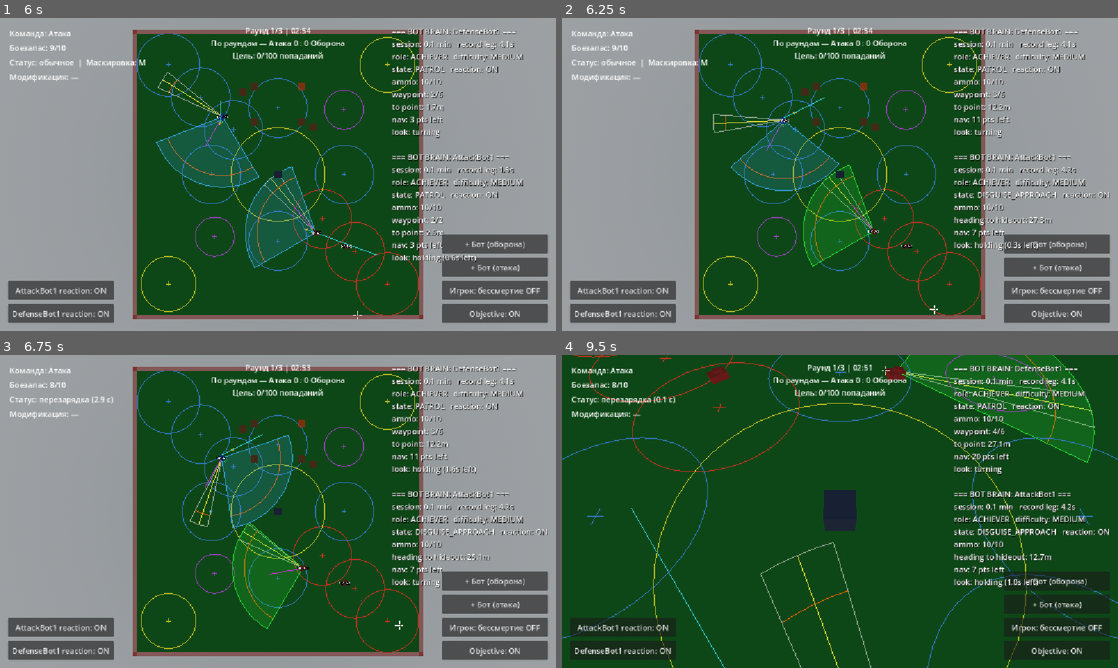
Above: before the commit, frames 1-4 (two rows, left to right).
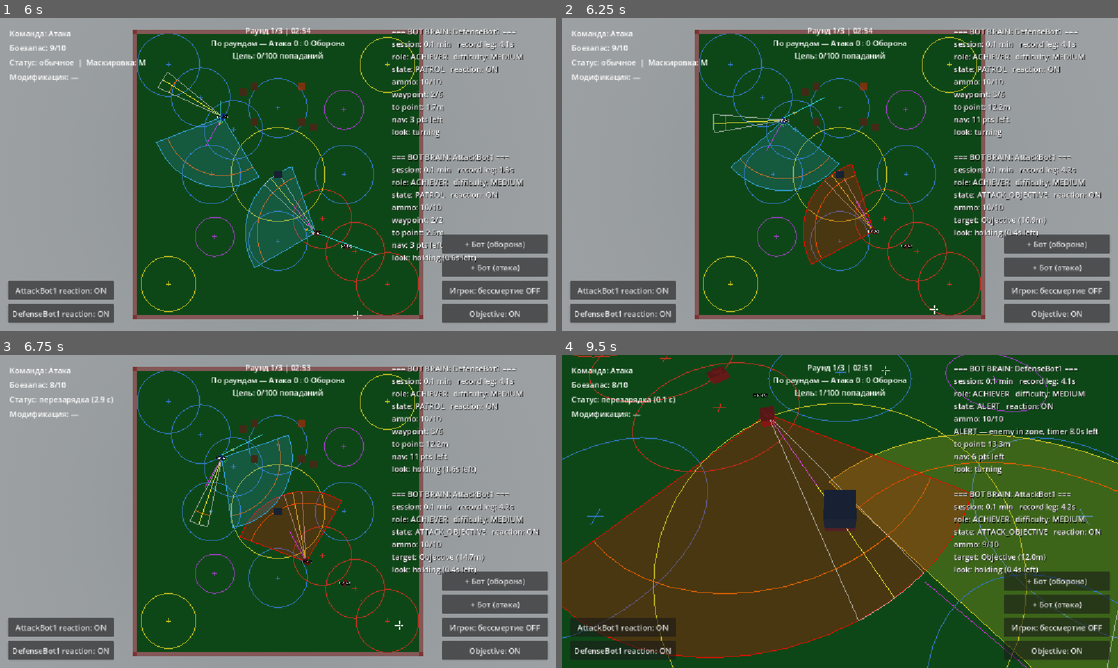
Above: after the commit, the same moments.

Repository: Imadakara/Tanks-Props
Game: Godot game, scene res://scenes/main_menu/MainMenu.tscn
Two runs of this game, one before a commit and one after it. Both use one fixed random seed, a clock stepped at 60 frames per second and the inputs below.
Inputs (mouse positions are in pixels of both pictures, inside the frame that each line leads up to):
- Up to frame 1 (6 s): click "Уничтожить цель (TARGET_OBJEC…" at 0.5 s; click "Игрок: бессмертие ON" at 1.25 s; click "Игрок: бессмертие OFF" at 2 s; tap Enter at 2.75 s; move the mouse to (305, 174) at 2.77 s; press the mouse at (305, 174) at 2.78 s; hold W (move_forward) 2.78-5.78 s; move the mouse to (250, 174) at 3.52 s; release the mouse at (250, 174) at 3.53 s; tap M (toggle_disguise) at 3.6 s; move the mouse to (289, 168) at 4.27 s; tap 1 at 4.35 s; move the mouse to (272, 180) at 5.02 s; tap 2 at 5.1 s; move the mouse to (444, 221) at 5.77 s; hold A (turn_left) from 5.78 s (still down); tap 3 at 5.85 s
- Up to frame 2 (6.25 s): keep holding A (turn_left)
- Up to frame 3 (6.75 s): keep holding A (turn_left); move the mouse to (111, 464) at 6.52 s; click (111, 464) at 6.6 s
- Up to frame 4 (9.5 s): move the mouse to (867, 511) at 7.27 s; release A (turn_left) at 7.28 s; hold S (move_backward) 7.28-8.03 s; hold M (toggle_disguise) 7.28-8.03 s; click (867, 511) at 7.42 s; move the mouse to (756, 433) at 8.02 s; hold D (turn_right) 8.03-8.78 s; tap 1 at 8.1 s; move the mouse to (867, 511) at 8.77 s; hold W (move_forward) from 8.78 s (still down); tap 2 at 8.85 s

Frame 1 is identical in both runs. In frame 2, 3.5% of the frame differs, in the area x 43-99%, y 46-80%; in frame 3, 5.7%; in frame 4, 56%, in the area x 0-100%, y 0-100%.

Commit message:
some disguise fixes

Diff:
--- a/config/roster_target_objective.json
+++ b/config/roster_target_objective.json
@@ -20,7 +20,7 @@
     "hunt_area_half_extents": [36, 36],
     "disguise_bot_enabled": true,
     "disguise_s1_enabled": true,
-    "disguise_s1_predrop_window_sec": 25.0,
+    "disguise_s1_predrop_window_sec": 15.0,
     "disguise_s1_min_round_time_left_sec": 10.0
   }
 ]
--- a/scenes/tank/tank_ai_controller.gd
+++ b/scenes/tank/tank_ai_controller.gd
@@ -599,6 +599,13 @@
 ## обзора больше не влияет, см. заголовок файла).
 var _look_yaw: float = 0.0
 var _current_target: Node = null
+## [ДОБАВЛЕНО, по прямому запросу — "бот вступает в бой посреди поручения, после боя должен
+## постараться вернуться к нему"] Снимок state ПЕРЕД входом в DEFEND (см. _enter_defend()) — какое
+## "поручение" (_is_resumable_task_state()) бой прервал. -1 — нет снимка (обычный State enum
+## начинается с 0, отдельный int вместо State — чтобы -1 однозначно читался как "не задано", не
+## как валидный стейт). Потребляется ОДИН раз в _try_resume_pre_combat_state(), вызывается из
+## _think() сразу после _on_target_lost().
+var _pre_combat_state: int = -1
 ## Случайное смещение точки прицеливания внутри хитбокса цели (см. @export-блок про
 ## aim_spread_horizontal/vertical) — берётся ОДИН РАЗ за заход прицеливания (см. _reroll_aim_offset(),
 ## вызывается из _enter_defend() и в момент входа в ATTACK_OBJECTIVE), не каждый кадр: иначе
@@ -695,12 +702,18 @@
 ## DISGUISE в _physics_process(). _disguise_hide_pos — точка, куда едет DISGUISE_APPROACH (сценарий
 ## 1 — случайная точка в ближайшей MortarHideZoneN, см. _nearest_mortar_hide_spot(); по прямому
 ## запросу — прятаться не на месте у objective, где часто ходят защитники, а у зоны сброса мортиры,
-## каждый раз в новой точке). _disguise_prep_yaw
+## каждый раз в новой точке). _current_hide_zone — САМА зона (не точка), выбранная
+## _nearest_mortar_hide_spot() — держим ссылку, пока бот в APPROACH/PREP/DISGUISE, чтобы другие
+## боты нашей стороны видели её занятой (см. _hide_zone_taken_by_other_bot(), тот же паттерн, что
+## _mod_zone/_zone_taken_by_other_bot() уже используют для координации вокруг мортиры) — иначе
+## несколько атакующих ботов кучкуются в ОДНОЙ ближайшей зоне вместо того чтобы разойтись по
+## разным (мортира падает во ВСЕ зоны разом, см. ammo_drop_zone.gd). _disguise_prep_yaw
 ## — мировой угол доворота башни перед входом; _disguise_prep_timer — потолок фазы PREP;
 ## _kill_latch_timer > 0 — недавно убил врага (сценарий 2), тикает вниз в _physics_process();
 ## _just_reached_waypoint — одноразовый флаг «дошёл до маркера маршрута», потребляется в
 ## _ensure_home_state() (сценарий 2).
 var _disguise_hide_pos: Vector3 = Vector3.ZERO
+var _current_hide_zone: Node = null
 var _disguise_prep_yaw: float = 0.0
 var _disguise_prep_timer: float = 0.0
 var _kill_latch_timer: float = 0.0
@@ -1082,6 +1095,7 @@
 				var hide_zone: Node3D = _nearest_mortar_hide_spot()
 				if hide_zone != null:
 					_disguise_hide_pos = hide_zone.pick_spawn_position()
+					_current_hide_zone = hide_zone
 					state = State.DISGUISE_APPROACH
 					if _nav_agent.is_inside_tree():
 						_nav_agent.target_position = _disguise_hide_pos
@@ -1265,6 +1279,7 @@
 			# ATTACK_OBJECTIVE выше). Заметили врага по дороге — обычный приоритет "видит →
 			# DEFEND" сработает сам в _think() (эта ветка ничего не трогает у _scan_for_target()).
 			if _should_seek_mortar():
+				_current_hide_zone = null  # мортира упала — hide-зона больше не занята нами
 				state = State.MOD_SEEK
 				_pick_mod_zone()
 			elif _drive_to_point(delta, _disguise_hide_pos, waypoint_reach_dist):
@@ -1326,8 +1341,9 @@
 		# Маскировка снята ИЗВНЕ (касание движущимся танком / прямое попадание / истёк
 		# DisguiseTimer), пока _think() не участвовал — иначе бот навсегда завис бы в DISGUISE
 		# (guard в _ensure_home_state не даёт пересчитать). Сброс в IDLE, дальше обычный поток
-		# тем же тиком (не return).
+		# тем же тиком (не return). Hide-зона больше не занята нами (см. её doc-comment).
 		state = State.IDLE
+		_current_hide_zone = null
 	elif state == State.DISGUISE:
 		# Активные выходы по сценарию (пассивные — таймер/касание/выстрел — срабатывают сами):
 		# атакующий (сценарий 1) — упал ящик мортиры; защитник (сценарий 2) — objective под
@@ -1413,6 +1429,11 @@
 
 	if state == State.DEFEND:
 		_on_target_lost()
+		# [ДОБАВЛЕНО, по прямому запросу] Бой только что закончился — сначала пробуем вернуться к
+		# прерванному поручению (см. _try_resume_pre_combat_state()), и только если оно больше не
+		# актуально — падаем в обычную _ensure_home_state() ниже.
+		if _try_resume_pre_combat_state():
+			return
 	_ensure_home_state()
 
 ## "Домашнее" поведение роли, когда цель не видна (см. приоритет в заголовке файла). Атакующий
@@ -1577,15 +1598,42 @@
 ## при каждом новом заходе в сценарий 1 (не одну и ту же координату каждый раз). null — на карте
 ## нет ни одной (вызывающий код делает defensive-фолбэк на старое поведение, см.
 ## State.ATTACK_OBJECTIVE выше).
+## [ДОБАВЛЕНО, по прямому запросу — "несколько атакующих ботов выбирают одну и ту же зону
+## маскировки, хотя мортиры падают в разные зоны одновременно"] Пропускаем зону, уже занятую
+## другим ботом нашей стороны (см. _hide_zone_taken_by_other_bot()) — тот же принцип координации,
+## что _pick_mortar_zone() уже применяет для MOD_SEEK, просто на уровне выбора hide-зоны, а не
+## зоны непосредственно за ящиком. Ни одной свободной — null (вызывающий код уходит в
+## defensive-фолбэк, маскируется на месте, см. State.ATTACK_OBJECTIVE выше).
 func _nearest_mortar_hide_spot() -> Node3D:
 	var best: Node3D = null
 	var best_d: float = INF
 	for zone in get_tree().get_nodes_in_group("MortarHideZone"):
+		if _hide_zone_taken_by_other_bot(zone):
+			continue
 		var d: float = _body.global_position.distance_to(zone.global_position)
 		if d < best_d:
 			best_d = d
 			best = zone
 	return best
+
+## true — другой ЖИВОЙ бот нашей стороны уже направляется к этой hide-зоне или сидит в ней
+## (state == DISGUISE_APPROACH/DISGUISE_PREP/DISGUISE и его _current_hide_zone == zone).
+## Самоочищается — как только тот бот сменит стейт/умрёт/зона перестанет быть его,
+## _current_hide_zone у него сбрасывается (см. её doc-comment) и зона снова свободна. Точная
+## копия паттерна _zone_taken_by_other_bot(), только для роли "MortarHideZone" вместо "MOD_SEEK".
+func _hide_zone_taken_by_other_bot(zone: Node) -> bool:
+	for t in get_tree().get_nodes_in_group("tanks"):
+		if t == _body or not is_instance_valid(t):
+			continue
+		if t.team != _body.team:
+			continue
+		var brain: Node = t.get_node_or_null("TankAIController")
+		if brain == null or not brain.enabled:
+			continue
+		var s: int = brain.state
+		if (s == State.DISGUISE_APPROACH or s == State.DISGUISE_PREP or s == State.DISGUISE) and brain._current_hide_zone == zone:
+			return true
+	return false
 
 ## Тревога вокруг objective активна (недавно получал урон ИЛИ враг в alert-зоне) — то же
 ## ИЛИ-условие, что держит State.ALERT в _ensure_home_state().
@@ -2109,6 +2157,8 @@
 	_mod_zone = null
 	_mortar_target_node = null
 	_mortar_prep_timer = 0.0
+	_current_hide_zone = null  # новая жизнь без старой заявки на hide-зону (координация ботов)
+	_pre_combat_state = -1  # новая жизнь без памяти о прерванном в прошлой жизни поручении
 
 func _on_target_lost() -> void:
 	if role == Role.KILLER:
@@ -2132,6 +2182,63 @@
 	_detour_timer = 0.0
 	_stuck_check_timer = 0.0
 	_current_target = null
+
+## [ДОБАВЛЕНО, по прямому запросу] "Поручения" — состояния, к которым имеет смысл вернуться после
+## боя (ехал за мортирой/патронами, конкретным ящиком, или ждал их у зоны — прервался на бой, но
+## сама задача никуда не делась). "Домашнее" поведение роли (PATROL/HUNT/IDLE/ATTACK_OBJECTIVE) —
+## НЕ сюда: то и так пересчитывается с нуля в _ensure_home_state()/самоуправляется, специальная
+## память не нужна. Транзитные/боевые состояния (DEFEND/PURSUE/SEARCH/MORTAR_ATTACK/DISGUISE*) —
+## тоже не сюда: PURSUE/SEARCH сами по себе "после боя", MORTAR_ATTACK/DISGUISE* не имеют смысла
+## "продолжить" постфактум.
+func _is_resumable_task_state(s: int) -> bool:
+	return s == State.MOD_SEEK or s == State.MOD_RETRIEVE \
+			or s == State.AMMO_SEEK or s == State.AMMO_RETRIEVE or s == State.AMMO_WAIT
+
+## [ДОБАВЛЕНО, по прямому запросу — "бот поехал за мортирой, наткнулся на противника в зоне
+## сброса, убил его, но мортиру так и не взял — ушёл патрулировать вместо этого"] Попытка вернуться
+## к поручению, прерванному боем — вызывается РОВНО один раз, сразу после _on_target_lost() (см.
+## _think()). "Естественная сменяемость" (по прямому запросу — "старый стейт не должен заменить
+## более свежий и актуальный"): не слепое "поставить state как было", а ПЕРЕПРОВЕРКА, что
+## прерванное поручение всё ещё имеет смысл ПРЯМО СЕЙЧАС — ресурс, к которому бот ехал, всё ещё
+## существует/свободен. Не подтвердилось (мортиру забрал кто-то другой, зону перехватил другой бот
+## пока мы дрались, боезапас за время боя обнулился и т.п.) — тихо отдаём решение обычной
+## _ensure_home_state(), та подберёт то, что действительно актуально СЕЙЧАС (например, уйдёт в
+## AMMO_SEEK сама, если патроны кончились именно во время боя). Одноразовая попытка —
+## _pre_combat_state потребляется безусловно (успех или нет), не остаётся "залипшей" памятью на
+## несколько боёв вперёд.
+func _try_resume_pre_combat_state() -> bool:
+	var resumed: int = _pre_combat_state
+	_pre_combat_state = -1
+	if not _nav_agent.is_inside_tree():
+		return false
+	match resumed:
+		State.MOD_SEEK:
+			if _mod.can_pick_up() and is_instance_valid(_mod_zone) and not bool(_mod_zone.get("mortar_taken")) \
+					and not _zone_taken_by_other_bot(_mod_zone):
+				state = State.MOD_SEEK
+				_nav_agent.target_position = _ammo_zone_area(_mod_zone).global_position
+				return true
+		State.MOD_RETRIEVE:
+			if _mod.can_pick_up() and is_instance_valid(_mod_target_crate):
+				state = State.MOD_RETRIEVE
+				_nav_agent.target_position = _mod_target_crate.global_position
+				return true
+		State.AMMO_SEEK:
+			if not _ammo_zones.is_empty() and is_instance_valid(_ammo_zone):
+				state = State.AMMO_SEEK
+				_nav_agent.target_position = _ammo_zone_area(_ammo_zone).global_position
+				return true
+		State.AMMO_RETRIEVE:
+			if is_instance_valid(_ammo_target_crate):
+				state = State.AMMO_RETRIEVE
+				_nav_agent.target_position = _ammo_target_crate.global_position
+				return true
+		State.AMMO_WAIT:
+			if is_instance_valid(_ammo_zone):
+				state = State.AMMO_WAIT
+				_has_ammo_wait_target = false  # старая точка ожидания могла остаться позади после боя
+				return true
+	return false
 
 func _scan_for_target() -> Node:
 	for other in get_tree().get_nodes_in_group("tanks"):
@@ -2230,6 +2337,21 @@
 	# на каждый такой вызов заставлял бы прицел дёргаться внутри одного и того же боя.
 	if _current_target != target:
 		_reroll_aim_offset()
+	# «Спалился» из APPROACH/PREP/DISGUISE (единственные вызывающие пути сюда из маскировки) —
+	# hide-зона больше не занята нами, другой бот нашей стороны может её выбрать (см.
+	# _hide_zone_taken_by_other_bot()). Безусловно и безопасно — no-op, если не прятались.
+	_current_hide_zone = null
+	# [ДОБАВЛЕНО, по прямому запросу — "бот вступает в бой посреди поручения (например едет за
+	# мортирой), после боя должен постараться вернуться к нему, а не просто патрулировать"] Снимок
+	# ТОЛЬКО на настоящий вход в бой (state ещё не DEFEND) и ТОЛЬКО если снимка ещё нет — если бот
+	# уже дерётся и посреди боя переключился на другую цель, второй раз снимок не делаем, иначе бой
+	# с несколькими целями подряд стёр бы память о первоначальном поручении второй/третьей целью.
+	# Что можно "вспоминать" — см. _is_resumable_task_state(); "домашнее" поведение роли
+	# (PATROL/HUNT/IDLE) и так пересчитывается с нуля в _ensure_home_state(), ему такая память не
+	# нужна. Сама попытка резюме — _try_resume_pre_combat_state(), вызывается из _think() сразу
+	# после _on_target_lost().
+	if state != State.DEFEND and _pre_combat_state == -1 and _is_resumable_task_state(state):
+		_pre_combat_state = state
 	state = State.DEFEND
 	_current_target = target
 	_just_reached_waypoint = false  # маскировка (сценарий 2): «момент вейпоинта» протух — бой важнее
@@ -2321,6 +2443,7 @@
 	# если он в конусе, иначе обычный _think() дотянет за тик-другой, пока башня доводится.
 	if state == State.DISGUISE_APPROACH or state == State.DISGUISE_PREP or state == State.DISGUISE:
 		state = State.IDLE
+		_current_hide_zone = null  # попали под обстрел, пока прятались — зона свободна для других
 	# [ДОБАВЛЕНО — система модификаций] Атакующий, НЕСУЩИЙ мортиру (ещё не выстрелил), не ввязывается
 	# в бой — «мортира = коммит», продолжает к objective. Разворот «камеры» на выстрел остаётся.
 	if _has_mortar() and _body.is_attacker():
@@ -2355,6 +2478,8 @@
 	# Смерть в MOD_SEEK — сразу освобождаем зону для других ботов нашей стороны
 	# (state == DEAD и так исключает бота из _zone_taken_by_other_bot, это дубль-страховка).
 	_mod_zone = null
+	_current_hide_zone = null  # то же самое для hide-зоны, дубль-страховка
+	_pre_combat_state = -1
 
 ## Блуждание БАШНИ в IDLE/PATROL (v2 — только башня, см. заголовок файла) — то вперёд, то в
 ## сторону, с паузами, а не мерное качание туда-сюда. Пока не дошли до _look_yaw — просто ждём
